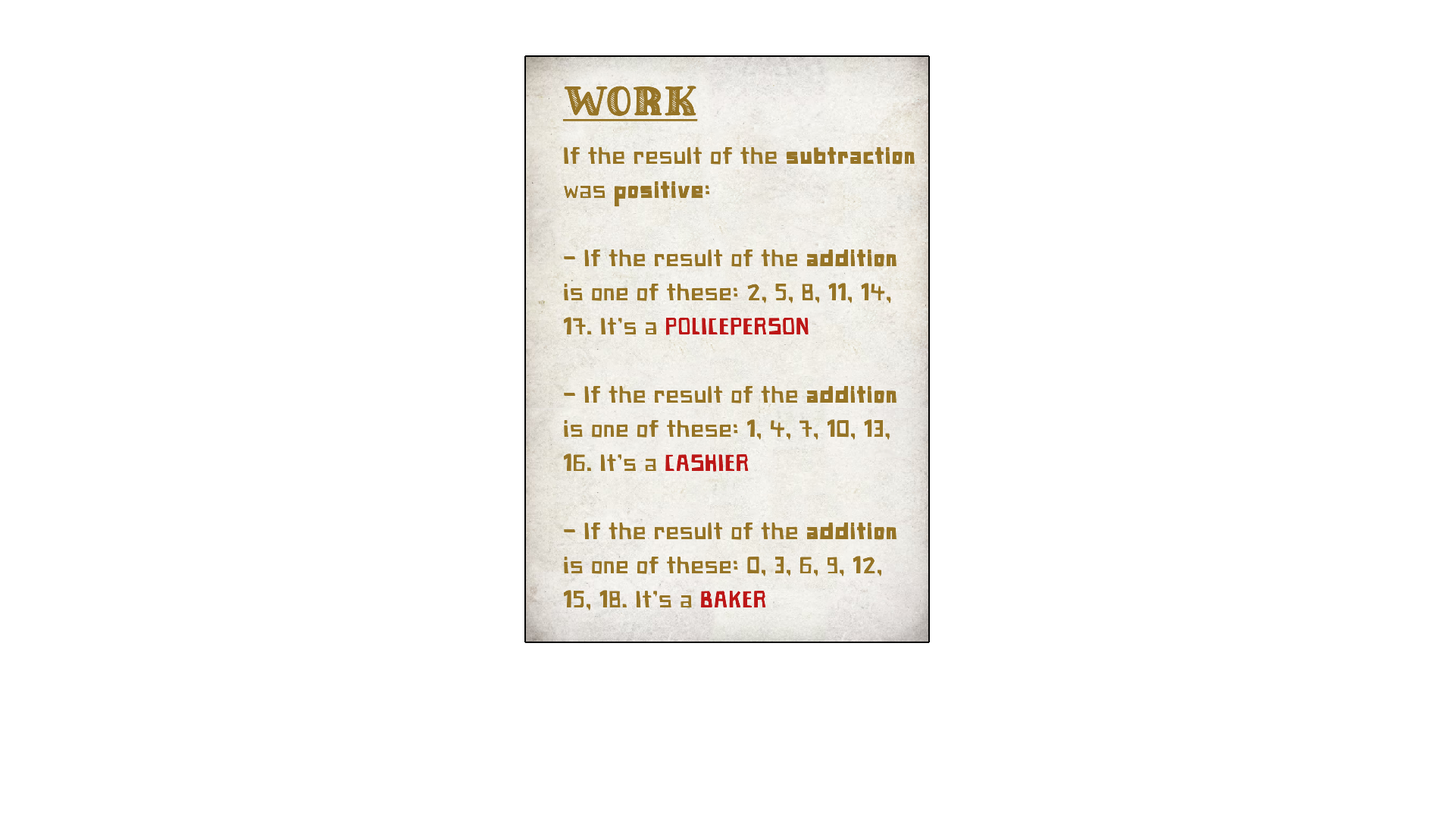
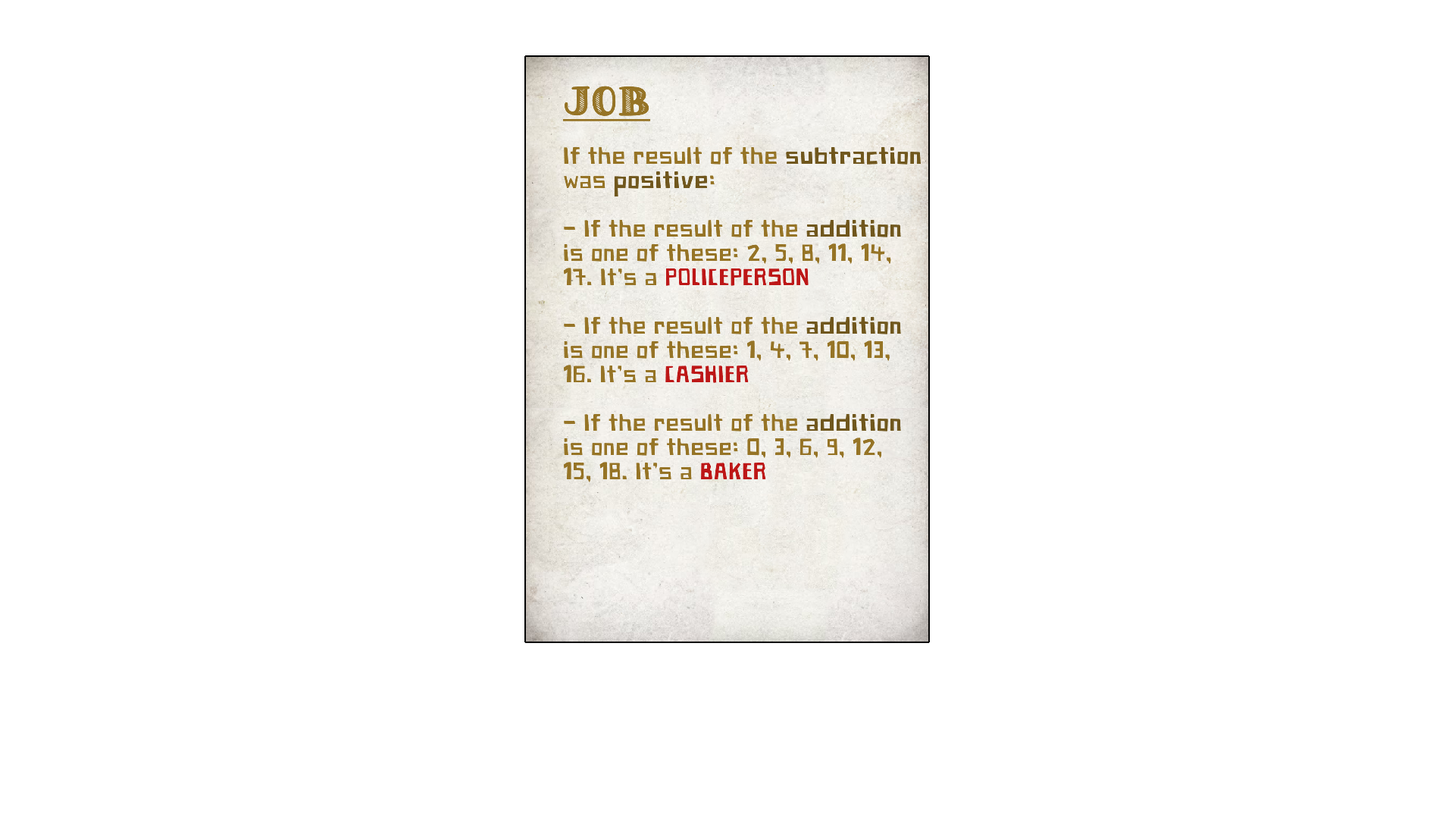
Two versions of the same layered image (1455×819). Layer-by-layer changes:
painted on "Page 9" over [563, 85, 921, 611]
